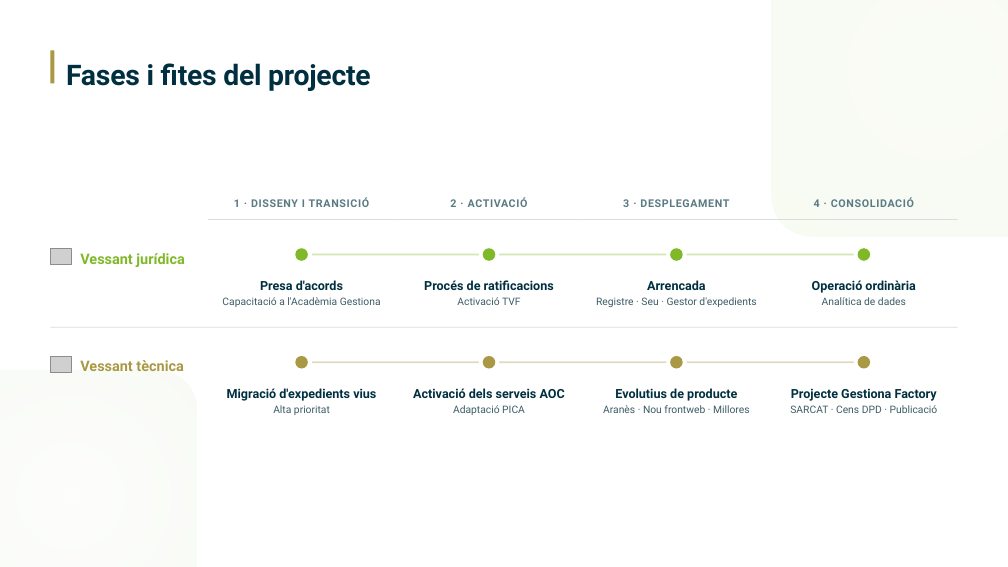
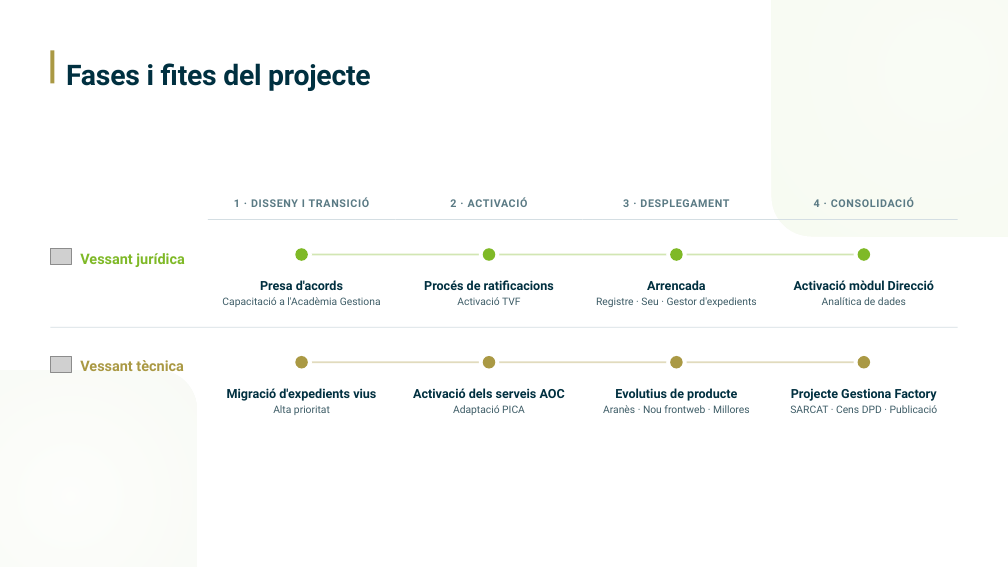
Before and after one commit to RicardoGestiona/presentaciones, a slide deck: slide 11 of apdcat-migracio/apdcat-migracio.pptx. Drawn at 1008x567 pixels with LibreOffice and Linux fonts; fonts in the diff are those of the drawing; grey boxes stand for pictures. Boxes give left, top, right and bottom in pixels: in the first picture for what was removed or moved away, otherwise in the second. Text is boxed around its words. In the diff, an @@ line names an element or a change of style, - is before the commit and + after.

```diff
--- a/apdcat-migracio/apdcat-migracio.pptx
+++ b/apdcat-migracio/apdcat-migracio.pptx
@@ text at bbox=[794, 280, 934, 290]: text changed @@
-Operació ordinària
+Activació mòdul Direcció
```
Also in this commit, not shown: 1 other slide changed, 2 other files.
